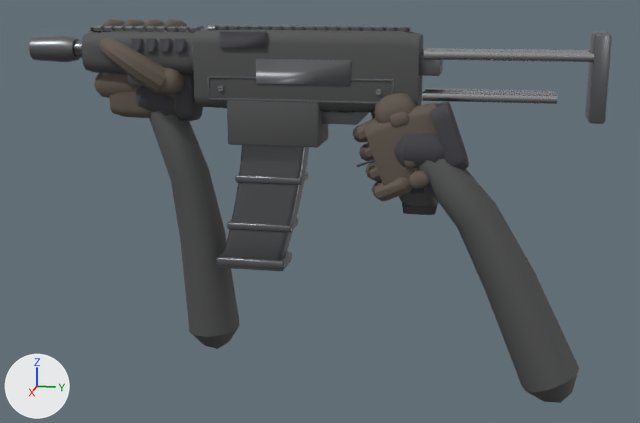
An edit to the FBX model Assets/_Project/Art/Models/Resources/Kordon/Weapons/vs9.fbx, drawn before and after from the same camera.
Camera for both pictures: a 50 mm camera at (0.805, 0.104, 0.104) aimed at (-0.008, -0.058, -0.099). The axes (+X, +Y, +Z) are drawn at lower left. The lights are the same throughout. The first picture is the older version. Vertices at exactly the same position are counted once.

Names of what the first picture shows: 'HandLeft', 'HandRight', 'Magazine', 'vs9'.
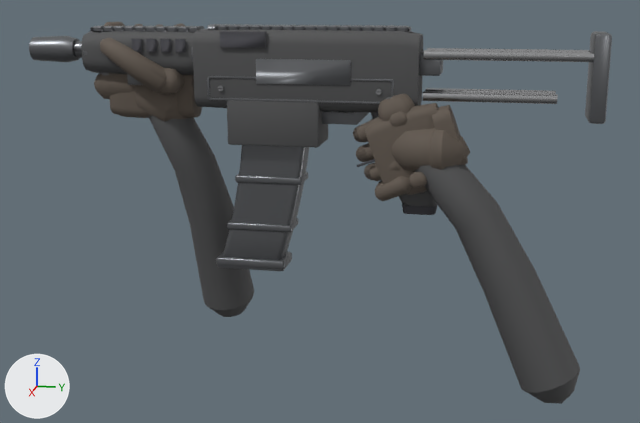
Changed parts and their boxes (x1, y1, x2, y2) in the pictures (640 x 423 px; the box of a moved part takes in the faces that stretch with it):
'HandRight', reshaped
    before: (353, 93, 579, 403)
    after: (353, 94, 580, 404)
'HandLeft', reshaped (10% wider, 11% shorter)
    before: (94, 19, 239, 349)
    after: (94, 22, 254, 317)
part 1 of me_handleft, moved or reshaped
    before: (176, 75, 203, 121)
    after: (176, 75, 202, 118)
part 2 of me_handleft, rebuilt (16% wider, 15% shorter)
    before: (149, 110, 239, 349)
    after: (149, 115, 254, 317)
part 3 of me_handleft, moved or reshaped
    before: (94, 19, 187, 116)
    after: (94, 22, 187, 121)
part 4 of me_handright, moved or reshaped
    before: (430, 102, 469, 169)
    after: (432, 105, 468, 165)
part 5 of me_handright, rebuilt
    before: (417, 159, 579, 403)
    after: (415, 165, 580, 404)
part 6 of me_handright, added
    after: (430, 128, 470, 170)
part 7 of me_handright, moved or reshaped
    before: (353, 93, 445, 201)
    after: (353, 94, 439, 201)

The change in detail:
me_handright is used by ob_handright; location (0.0, 0.0, 0.0).
me_handright had 4474 vertices, 4238 faces and spanned x -0.023..0.066, y -0.025..0.186, z -0.254..0.019.
me_handright now has 7896 vertices, 7556 faces and spans x -0.022..0.067, y -0.025..0.187, z -0.255..0.021.
me_handright part 4: the loose piece of 196 vertices spanning x 0.007..0.041, y 0.046..0.081, z -0.049..0.012 is scaled about its middle by (0.859, 0.936, 0.898), in mat_krd_glove_leather (brown #61574e).
me_handright part 5: the loose piece of 74 vertices spanning x 0.008..0.066, y 0.028..0.186, z -0.254..-0.016 is rebuilt with 86 vertices and now spans x 0.007..0.067, y 0.026..0.187, z -0.255..-0.015.
me_handright part 6: a new loose piece of 58 vertices spanning x 0.004..0.051, y 0.03..0.083, z -0.054..-0.007, in mat_krd_glove_leather (brown #61574e).
me_handright part 7: 103 vertices moved within x -0.019..0.045, y -0.023..0.046, z -0.069..0.017; 3349 vertices removed from x -0.023..0.047, y -0.025..0.073, z -0.08..0.019; 6701 vertices added at x -0.022..0.049, y -0.025..0.076, z -0.079..0.021.
me_handleft is used by ob_handleft; location (0.0, 0.0, 0.0).
me_handleft had 3866 vertices, 3666 faces and spanned x -0.044..0.04, y -0.278..-0.145, z -0.254..0.08.
me_handleft now has 5628 vertices, 5404 faces and spans x -0.084..0.04, y -0.278..-0.14, z -0.234..0.078.
me_handleft part 1: the loose piece of 196 vertices spanning x -0.021..0.011, y -0.193..-0.177, z -0.014..0.045 is scaled about its middle by (0.864, 1, 0.913), in mat_krd_glove_leather (brown #61574e).
me_handleft part 2: the loose piece of 74 vertices spanning x -0.044..0.011, y -0.229..-0.145, z -0.254..0.019 is rebuilt with 86 vertices and now spans x -0.084..0.012, y -0.23..-0.14, z -0.234..0.019.
me_handleft part 3: 116 vertices moved within x -0.042..0.017, y -0.277..-0.186, z 0.019..0.066; 2257 vertices removed from x -0.043..0.04, y -0.276..-0.183, z -0.018..0.08; 3743 vertices added at x -0.042..0.04, y -0.277..-0.182, z -0.021..0.078.
Other edits to the shape of me_handleft do not show in these pictures.
